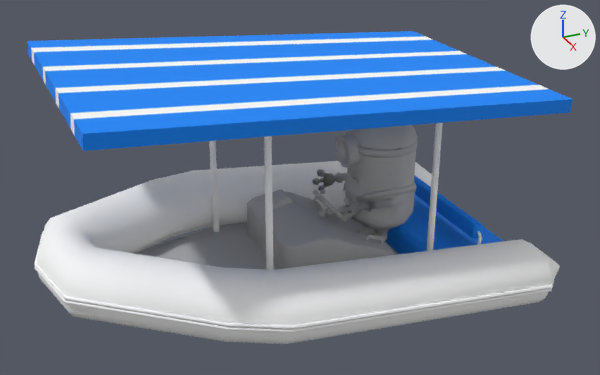
Renders of the OBJ model Proyecto-EHRG/Proyecto-EHRG/Models/Minion_bote/minion.obj from each side of a commit.
Both versions are drawn from a 50 mm lens placed at (113.2, -64.5, 86.3), pointed at (-33.3, 1.4, 13.0). Arrows for +X, +Y and +Z are at upper right; the lights stay in place. Where no turn or scale is listed for an object, it has been applied to the vertices. Vertices at the same position are counted once.

Objects in the first picture: 'minion'.
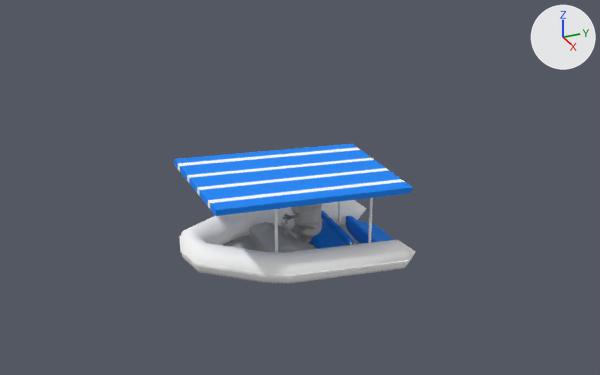
Pixel boxes (x1, y1, x2, y2) of what changed, in the pictures (600 x 375 px; the box of a moved part takes in the faces that stretch with it):
'minion', reshaped (56% narrower, 55% shorter)
    before: (27, 31, 573, 344)
    after: (174, 144, 415, 283)
part 1 of me_minion, moved or reshaped
    before: (27, 31, 573, 151)
    after: (174, 144, 413, 216)
part 2 of me_minion, moved or reshaped
    before: (356, 184, 416, 202)
    after: (299, 220, 322, 227)
part 3 of me_minion, moved or reshaped
    before: (336, 134, 362, 168)
    after: (291, 206, 300, 214)
part 4 of me_minion, added
    after: (298, 204, 322, 211)
part 5 of me_minion, moved or reshaped
    before: (312, 125, 417, 241)
    after: (282, 204, 322, 243)
part 6 of me_minion, added
    after: (274, 209, 278, 252)
part 7 of me_minion, added
    after: (249, 212, 253, 228)
part 8 of me_minion, added
    after: (338, 201, 341, 224)
part 9 of me_minion, added
    after: (368, 198, 373, 243)
part 10 of me_minion, moved or reshaped
    before: (313, 190, 347, 223)
    after: (281, 222, 297, 238)
part 11 of me_minion, moved or reshaped
    before: (365, 234, 384, 245)
    after: (305, 244, 314, 248)
part 12 of me_minion, moved or reshaped
    before: (247, 189, 394, 269)
    after: (250, 222, 316, 253)
part 13 of me_minion, moved or reshaped (not visible afterwards)
    before: (477, 231, 482, 245)
part 14 of me_minion, moved or reshaped
    before: (385, 197, 477, 254)
    after: (309, 221, 347, 249)
part 15 of me_minion, moved or reshaped
    before: (414, 175, 484, 239)
    after: (321, 211, 353, 245)
part 16 of me_minion, moved or reshaped
    before: (34, 232, 553, 329)
    after: (180, 236, 410, 277)
part 17 of me_minion, moved or reshaped
    before: (35, 267, 554, 333)
    after: (180, 249, 411, 278)
part 18 of me_minion, moved or reshaped
    before: (136, 212, 398, 270)
    after: (212, 229, 357, 275)
part 19 of me_minion, moved or reshaped
    before: (414, 195, 503, 244)
    after: (346, 216, 393, 244)
part 20 of me_minion, deleted
    before: (209, 123, 443, 270)
part 21 of me_minion, moved or reshaped
    before: (36, 161, 557, 344)
    after: (181, 200, 414, 283)

Patch to the scene script:
```diff
--- a/Proyecto-EHRG/Proyecto-EHRG/Models/Minion_bote/minion.obj.py
+++ b/Proyecto-EHRG/Proyecto-EHRG/Models/Minion_bote/minion.obj.py
@@ me_minion @@
-me_minion.from_pydata(...)  # 3958 vertices, 7607 faces; spans x -68.2..-1.7, y -53.8..53.8, z -12.1..42.4
+me_minion.from_pydata(...)  # 3959 vertices, 7607 faces; spans x -50.3..-19.6, y -24.9..24.9, z -5.6..17.9
+# me_minion part 1: the loose piece of 8 vertices spanning x -64.2..-5.2, y -46.6..46.6, z 32.3..42.4 is scaled about its middle by 0.462, then moved by (0.3, 0.0, -21.8)
+# me_minion part 2: the loose piece of 28 vertices spanning x -36.2..-30.6, y 16.4..32.1, z 5.5..9.7 is scaled about its middle by 0.37, then moved by (-1.3, -19.2, -4.4)
+# me_minion part 3: the loose piece of 64 vertices spanning x -42.5..-35.4, y 14.4..18.7, z 13.4..20.5 is scaled about its middle by 0.37, then moved by (2.3, -14.4, -10.2)
+# me_minion part 4: a new loose piece, a torus around z (ring radius 2.91, tube radius 0.34) spanning x -39.6..-33.66, y 1.89..7.94, z 6.78..7.43, in mat_polysurface1sg (its picture is missing)
+# me_minion part 5: the loose piece of 954 vertices spanning x -49.3..-30.0, y 10.2..32.4, z -6.0..24.6 is scaled about its middle by 0.37, then moved by (2.7, -17.4, -5.4)
+# me_minion part 6: a new loose piece, a 20-sided cylinder along z spanning x -27.92..-27.28, y -6.81..-6.17, z -1.57..15.65, in mat_initialshadinggroup (picture img_barco_jpg)
+# me_minion part 7: a new loose piece, a 20-sided cylinder along z spanning x -42.49..-41.85, y -6.81..-6.17, z -1.57..15.65, in mat_initialshadinggroup (picture img_barco_jpg)
+# me_minion part 8: a new loose piece, a 20-sided cylinder along z spanning x -42.49..-41.85, y 15.17..15.82, z -2.58..13.66, in mat_initialshadinggroup (picture img_barco_jpg)
+# me_minion part 9: a new loose piece, a 20-sided cylinder along z spanning x -27.92..-27.28, y 15.28..15.92, z -2.58..13.66, in mat_initialshadinggroup (picture img_barco_jpg)
+# me_minion part 10: the loose piece of 326 vertices spanning x -42.9..-32.7, y 7.3..14.3, z 0.8..8.7 is scaled about its middle by 0.462, then moved by (2.3, -11.0, -2.6)
+# me_minion part 11: the loose piece of 66 vertices spanning x -28.3..-27.8, y 14.6..19.5, z -2.2..1.2 is scaled about its middle by 0.462, then moved by (-2.9, -14.4, 0.3)
+# me_minion part 12: the loose piece of 571 vertices spanning x -50.0..-24.2, y -5.1..20.8, z -7.4..7.3 is scaled about its middle by 0.462, then moved by (2.0, -9.4, 0.0)
+# me_minion part 13: the loose piece of 70 vertices spanning x -51.5..-17.9, y 37.3..38.5, z -4.7..2.1 is scaled about its middle by 0.462, then moved by (-0.1, -27.1, 0.7)
+# me_minion part 14: the loose piece of 68 vertices spanning x -51.9..-17.8, y 25.3..40.3, z -9.1..-1.3 is scaled about its middle by 0.462, then moved by (0.0, -24.4, 2.8)
+# me_minion part 15: the loose piece of 114 vertices spanning x -50.5..-19.0, y 36.6..39.8, z -0.4..4.0 is scaled about its middle by 0.462, then moved by (-0.1, -27.3, -1.0)
+# me_minion part 16: the loose piece of 77 vertices spanning x -68.2..-1.7, y -53.8..47.9, z -5.6..6.5 is scaled about its middle by 0.462, then moved by (0.0, 1.6, -0.2)
+# me_minion part 17: the loose piece of 77 vertices spanning x -68.2..-1.7, y -53.8..49.7, z -6.6..5.8 is scaled about its middle by 0.462, then moved by (0.0, 1.1, 0.2)
+# me_minion part 18: the loose piece of 610 vertices spanning x -59.2..-10.4, y -49.2..34.5, z -11.1..0.7 is scaled about its middle by 0.462, then moved by (-0.1, 4.0, 2.8)
+# me_minion part 19: the loose piece of 138 vertices spanning x -52.2..-17.6, y 37.5..53.6, z -12.1..-2.5 is scaled about its middle by 0.462, then moved by (0.0, -24.5, 3.9)
+# me_minion part 20: 13 loose pieces with 268 vertices, spanning x -52.0..-17.8, y -12.4..32.2, z -3.2..36.8, are deleted
+# me_minion part 21: 363 vertices removed from x -67.9..-2.1, y -53.5..53.8, z -12.0..11.7; 396 vertices added at x -50.2..-19.8, y -24.7..24.9, z -5.6..10.5
 me_minion.materials.append(mat_phong5sg)
```
